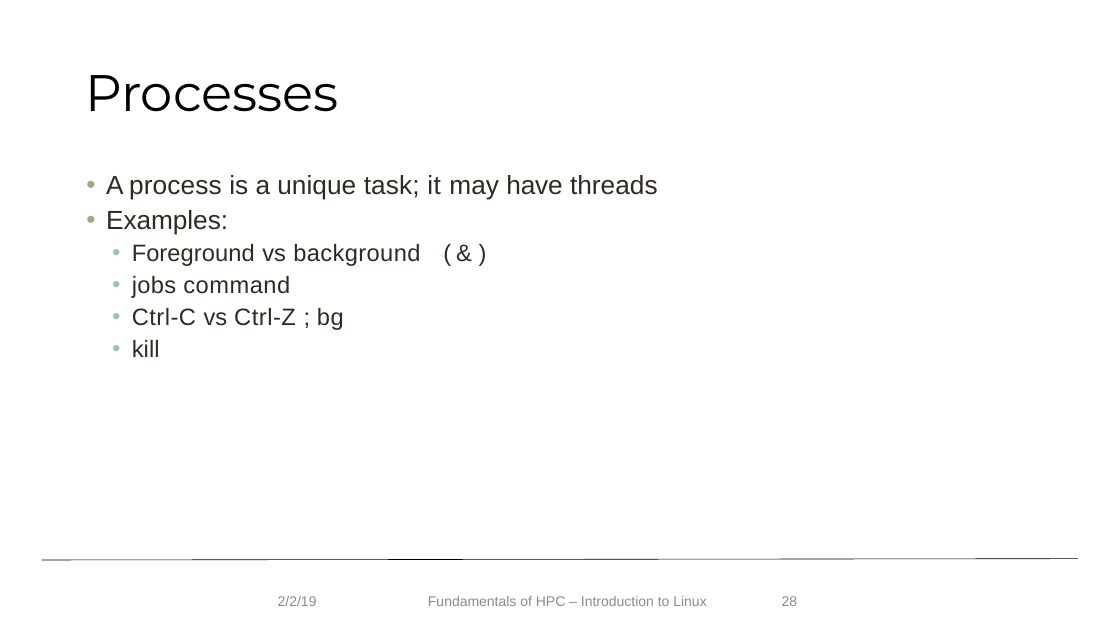
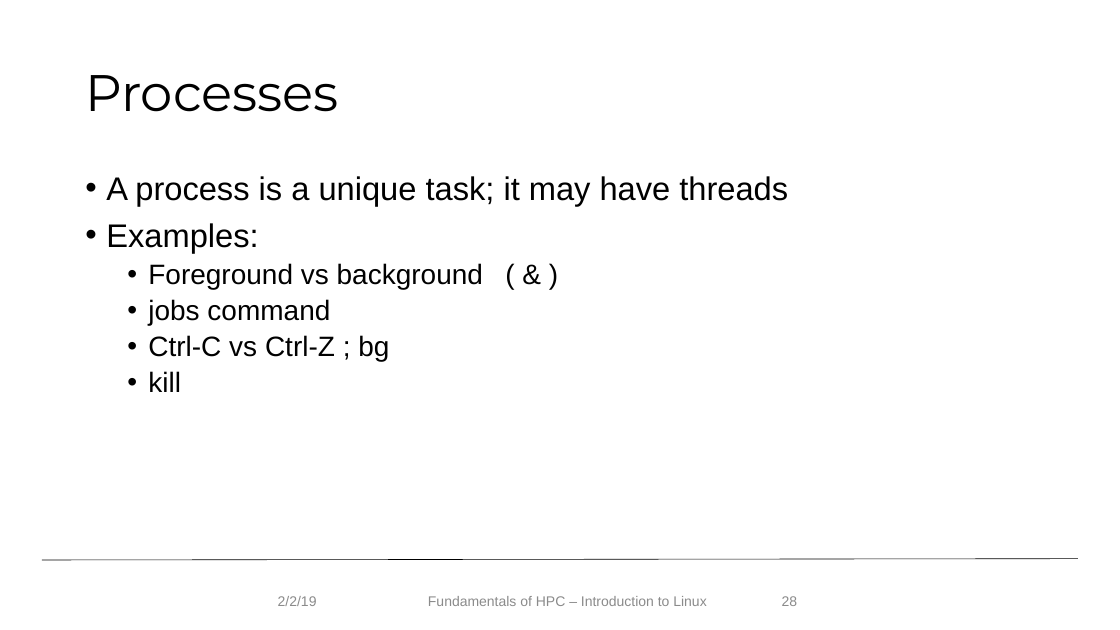
Before and after one commit to f1k4/Fundamentals_HPC_Spring_2019, a slide deck: slide 28 of IntroLinuxHPC19_spring_v2.pptx. Drawn at 1120x630 pixels with LibreOffice and Linux fonts; fonts in the diff are those of the drawing; background and template pictures are left out. Boxes give left, top, right and bottom in pixels: in the first picture for what was removed or moved away, otherwise in the second. Text is boxed around its words. In the diff, an @@ line names an element or a change of style, - is before the commit and + after.

```diff
--- a/IntroLinuxHPC19_spring_v2.pptx
+++ b/IntroLinuxHPC19_spring_v2.pptx
@@ text "A process is a unique ..." at bbox=[106, 176, 788, 392]: size 22.5 to 28 pt in "A process is a unique task; it ...", "Examples:"; text colour #2F2B20 to #000000; letter spacing -0.3 to 0 pt in "A a"; letter spacing 0.1 to 0 pt in "process task;", "Foreground vs", "vs", "kill"; letter spacing 0.4 to 0 pt in "it", "command", "Ctrl-C Ctrl-Z"; letter spacing -0.2 to 0 pt in "have"; letter spacing -0.1 to 0 pt in "Examples:"; size 20.3 to 24 pt in "Foreground vs background ( & )", "jobs command", "Ctrl-C vs Ctrl-Z ; bg", "kill"; letter spacing 0.3 to 0 pt in "background", "jobs"; letter spacing -1.5 to 0 pt in "( )"; letter spacing -0.6 to 0 pt in "&"; letter spacing 0.7 to 0 pt in "bg"; indent changed; more space between paragraphs @@
```
Also in this commit, not shown: 26 other slides changed, 7 other files.
